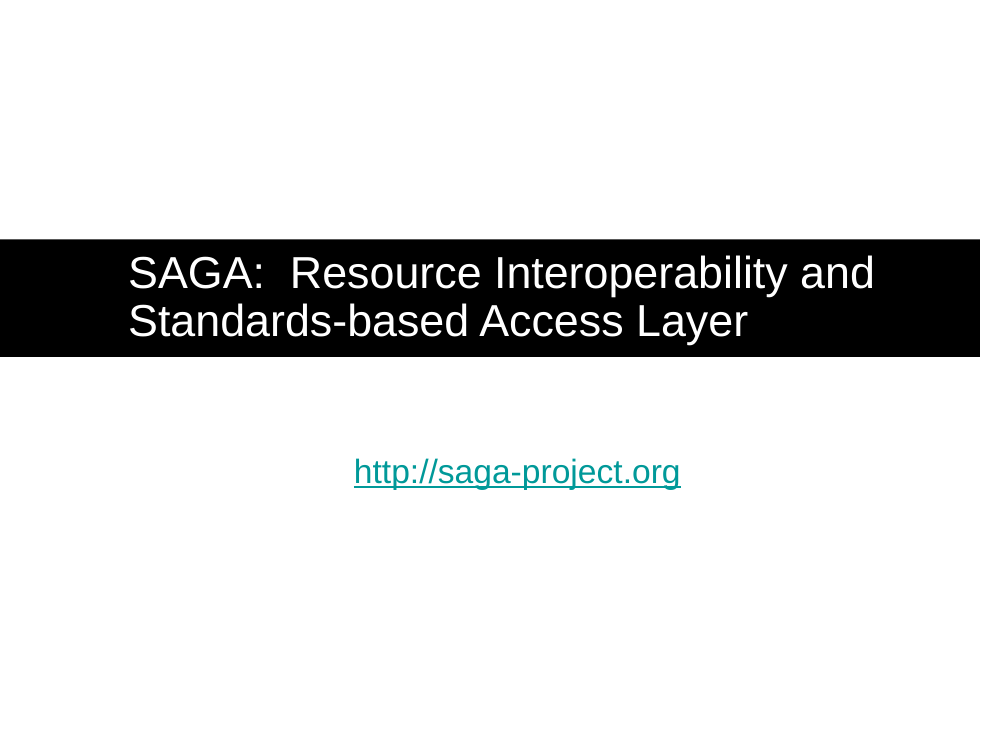
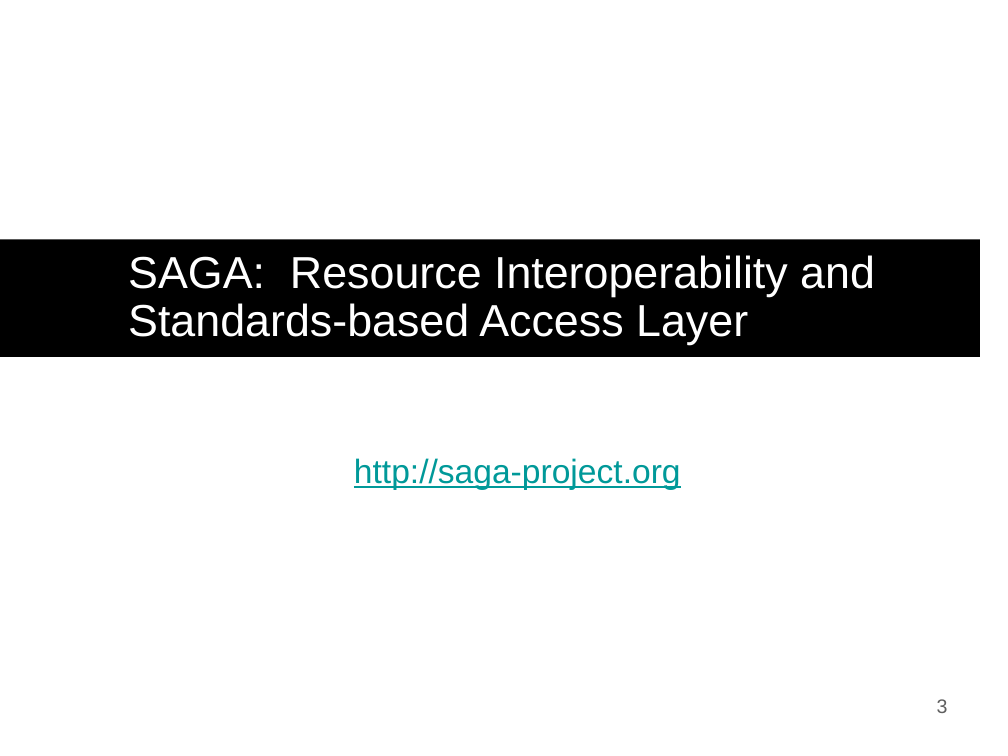
Before and after one commit to saga-project/presentations, a slide deck: slide 3 of radical-media.v0.1.pptx. Drawn at 1008x756 pixels with LibreOffice and Linux fonts; fonts in the diff are those of the drawing; background and template pictures are left out. Boxes give left, top, right and bottom in pixels: in the first picture for what was removed or moved away, otherwise in the second. Text is boxed around its words. In the diff, an @@ line names an element or a change of style, - is before the commit and + after.

```diff
--- a/radical-media.v0.1.pptx
+++ b/radical-media.v0.1.pptx
@@ page number added at (x1=937, y1=699, x2=948, y2=713), 14 pt, text #5F5F5F @@
+3
```
Also in this commit, not shown: 4 other slides changed.
